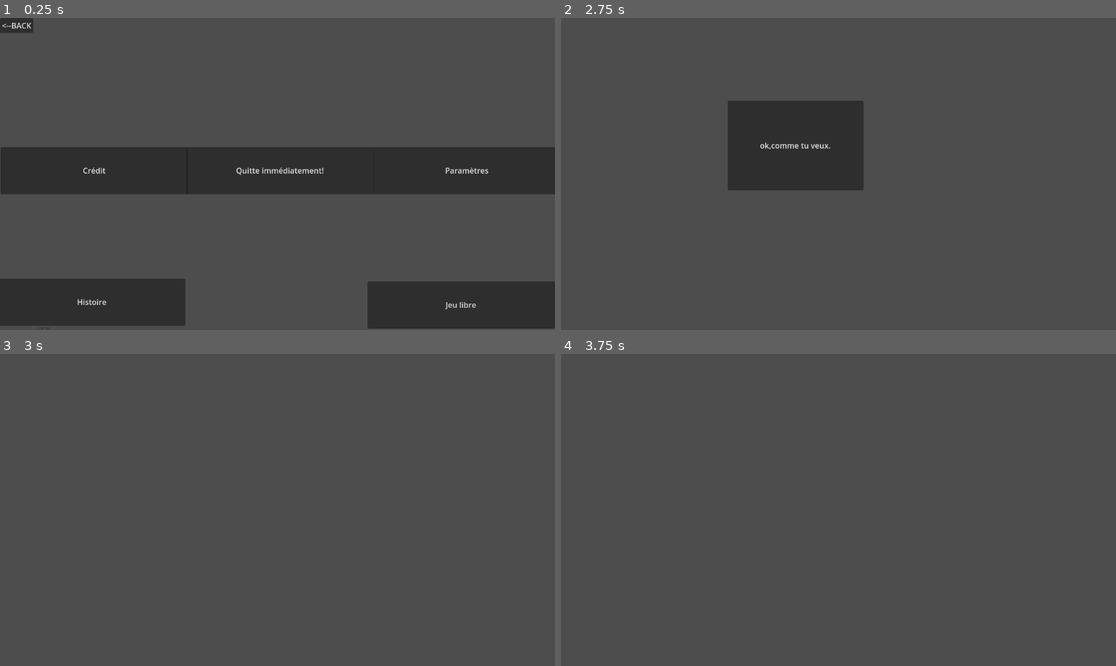
Above: before the commit, frames 1-4 (two rows, left to right).
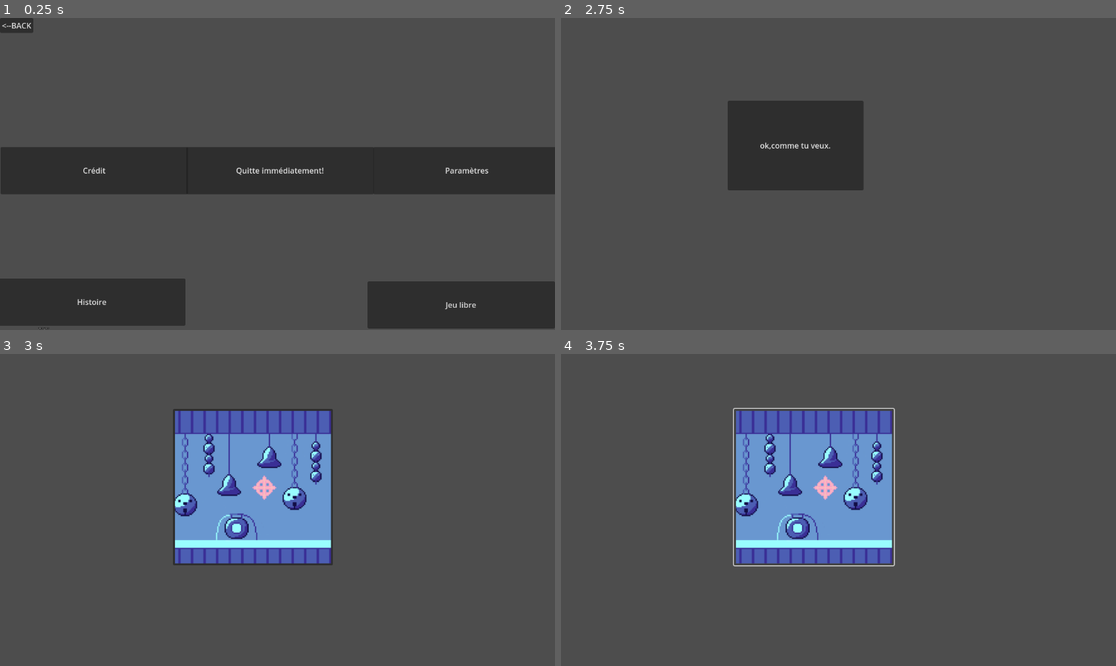
Above: after the commit, the same moments.

Repository: StudioXPEtudiant/25-26.QC.Me.S2.SecretduLaboratoire
Game: Godot game, scene res://ui_setting.tscn
Same seed, same stepped clock (60 frames per second), same inputs: the game is played once before the commit and once after it.
Inputs (mouse positions are in pixels of both pictures, inside the frame that each line leads up to):
- Up to frame 1 (0.25 s): no input
- Up to frame 2 (2.75 s): click "Histoire" at 0.5 s; click "pachingo" at 1.25 s; click "tu veux vraiment voir notre p…" at 2 s
- Up to frame 3 (3 s): click "ok,comme tu veux." at 2.75 s
- Up to frame 4 (3.75 s): click (816, 488) at 3.52 s

Frames 1-2 are identical in both runs. In frame 3, 14% of the frame differs, in the area x 31-60%, y 17-68%; in frame 4, 14%.

Commit message:
regardez moi ça,vous aimez pas,ok

Diff:
--- a/niveau_1.tscn
+++ b/niveau_1.tscn
@@ -1,4 +1,6 @@
-[gd_scene format=3 uid="uid://wvsxsfvkliji"]
+[gd_scene load_steps=2 format=3 uid="uid://wvsxsfvkliji"]
+
+[ext_resource type="Texture2D" uid="uid://c4bte0237ssim" path="res://Screenshot 2026-05-27 191539.png" id="1_ls4wc"]
 
 [node name="niveau 1" type="Node2D"]
 position = Vector2(-12, 22)
@@ -28,6 +30,14 @@
 disabled = true
 text = "ok,comme tu veux."
 
+[node name="Button4" type="Button" parent="."]
+visible = false
+offset_left = 371.0
+offset_top = 92.0
+offset_right = 703.0
+offset_bottom = 417.0
+icon = ExtResource("1_ls4wc")
+
 [connection signal="pressed" from="Button" to="Button" method="set_disabled"]
 [connection signal="pressed" from="Button" to="Button" method="set_visible" binds= [false]]
 [connection signal="pressed" from="Button" to="Button2" method="set_visible" binds= [true]]
@@ -38,3 +48,4 @@
 [connection signal="pressed" from="Button2" to="Button3" method="set_disabled" binds= [false]]
 [connection signal="pressed" from="Button3" to="Button3" method="set_visible" binds= [false]]
 [connection signal="pressed" from="Button3" to="Button3" method="set_disabled" binds= [true]]
+[connection signal="pressed" from="Button3" to="Button4" method="set_visible" binds= [true]]
Binary file added: Screenshot 2026-05-27 191539.png
Not shown, added: Screenshot 2026-05-27 191539.png.import
